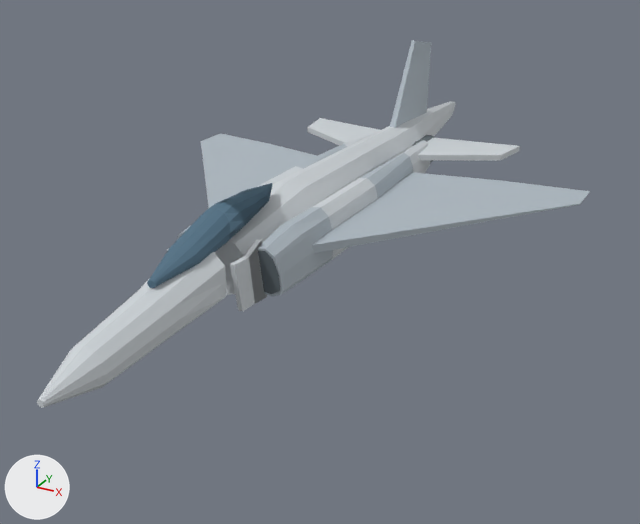
The Blender file assets/blender/TC167_Authoring.blend as it was, and as the next commit left it.
Rendered twice from a camera (50 mm lens) standing at (10.54, -17.66, 7.84) and looking at (0.03, 1.45, -1.71). Every picture has the same lights, and +X, +Y and +Z are marked at lower left. The picture after the commit comes second.

The first picture shows 'CockpitSurface3', 'FuselageSurface1', 'FuselageSurface1.002', 'FuselageSurface1.006', 'LeftIntakeSurface10', 'LeftIntakeSurface8', 'LeftLowerLegSurface12', 'LeftTailSurface7', 'LeftUpperLegSurface11', 'LeftWingSurface6', 'NoseSurface2', 'RightWingSurface19', 'VerticalTailSurface32' and 10 more.
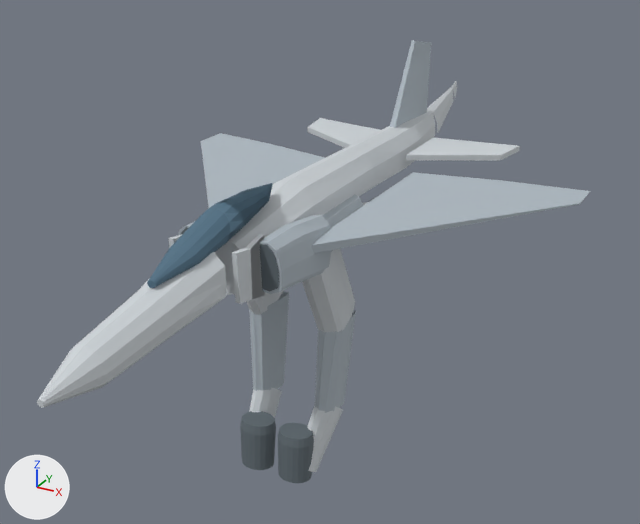
Not drawn themselves, but carrying or shaping drawn objects: ob_leftintake, ob_leftupperleg, ob_leftlowerleg, ob_leftfoot, ob_leftengine, ob_rightintake, ob_rightupperleg, ob_rightlowerleg, ob_rightengine.

Pixel boxes (x1, y1, x2, y2) of what changed, in the pictures (640 x 524 px):
'LeftUpperLegSurface11', turned
    before: (313, 178, 378, 260)
    after: (302, 249, 355, 332)
'LeftIntakeSurface8', turned
    before: (258, 207, 333, 296)
    after: (260, 215, 333, 294)
'LeftLowerLegSurface12', turned
    before: (360, 153, 413, 198)
    after: (315, 310, 356, 413)
'RightLowerLegSurface12.001', turned
    before: (297, 144, 347, 169)
    after: (249, 291, 289, 391)
'LeftEngineSurface14', moved, turned (mostly hidden before)
    before: (412, 135, 436, 163)
    after: (278, 423, 314, 483)
'RightEngineSurface27', moved, turned (not visible before)
    after: (240, 411, 276, 470)
'LeftIntakeSurface10', turned
    before: (230, 239, 267, 311)
    after: (232, 234, 265, 304)
'LeftFootSurface13', turned
    before: (400, 140, 431, 173)
    after: (307, 406, 343, 472)
'LeftIntakeSurface9', turned
    before: (258, 250, 280, 294)
    after: (260, 244, 279, 292)
'RightFootSurface13.001', turned (mostly hidden before)
    before: (339, 134, 372, 147)
    after: (249, 388, 282, 418)
'RightUpperLegSurface11.001', turned
    before: (257, 166, 303, 187)
    after: (247, 290, 284, 314)
'FuselageSurface1.002', turned
    before: (428, 101, 452, 135)
    after: (427, 87, 453, 132)
'FuselageSurface1.001', turned
    before: (451, 101, 455, 116)
    after: (451, 81, 457, 97)
'RightIntakeSurface23', turned (not visible before)
    after: (168, 234, 182, 248)
'RightIntakeSurface21', turned (mostly hidden)
    before: (178, 225, 191, 239)
    after: (179, 221, 195, 235)
'RightIntakeSurface22', turned (not visible before)
    after: (181, 227, 188, 234)

The change in detail:
Object 'LeftIntake' (ob_leftintake) turns from (0, 0, 0) to (-8, 0, 0) degrees about x, y and z.
Object 'LeftUpperLeg' (ob_leftupperleg) turns from (0, 0, 0) to (-57, 0, 0) degrees about x, y and z.
Object 'LeftLowerLeg' (ob_leftlowerleg) turns from (0, 0, 0) to (-32, 0, 0) degrees about x, y and z.
Object 'LeftFoot' (ob_leftfoot) turns from (0, 0, 0) to (-32, 0, 0) degrees about x, y and z.
Object 'LeftEngine' (ob_leftengine) moves from (1.0, 7.8, 0.0) to (1.0, -0.94, -7.183).
Object 'LeftEngine' (ob_leftengine) turns from (0, 0, 0) to (-93, 0, 0) degrees about x, y and z.
Object 'RightIntake' (ob_rightintake) turns from (0, 0, 0) to (-8, 0, 0) degrees about x, y and z.
Object 'RightUpperLeg' (ob_rightupperleg) turns from (0, 0, 0) to (-57, 0, 0) degrees about x, y and z.
Object 'RightLowerLeg' (ob_rightlowerleg) turns from (0, 0, 0) to (-32, 0, 0) degrees about x, y and z.
Object 'RightEngine' (ob_rightengine) moves from (-1.0, 7.8, 0.0) to (-1.0, -0.94, -7.183).
Object 'RightEngine' (ob_rightengine) turns from (0, 0, 0) to (-93, 0, 0) degrees about x, y and z.
Object 'FuselageSurface1.002' (ob_fuselagesurface1_002) turns from (0, 0, 0) to (14, 0, 0) degrees about x, y and z.
